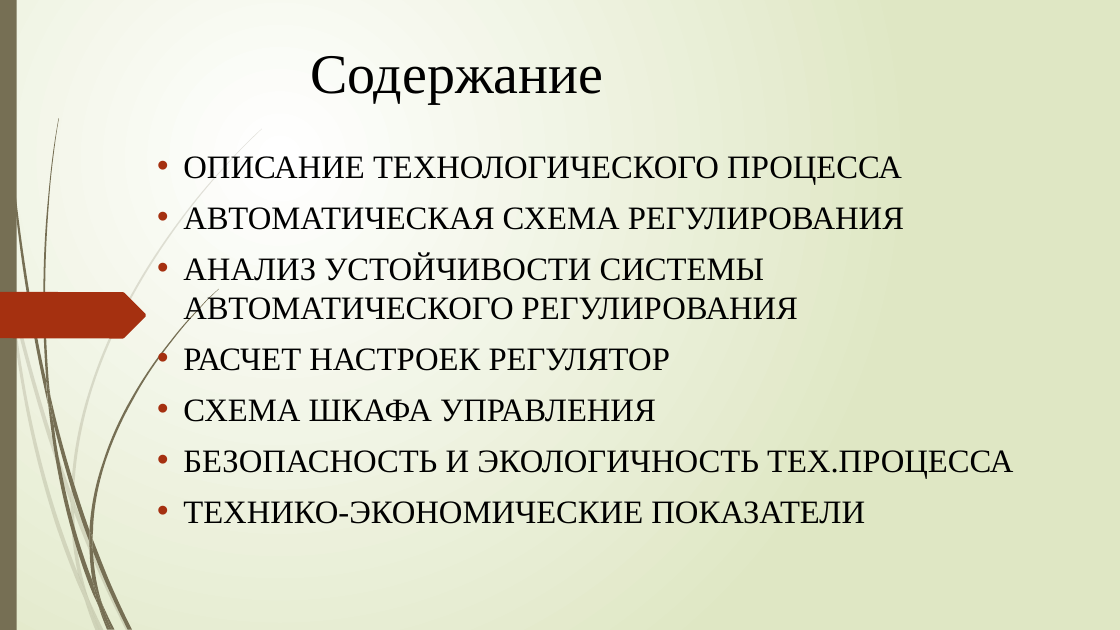
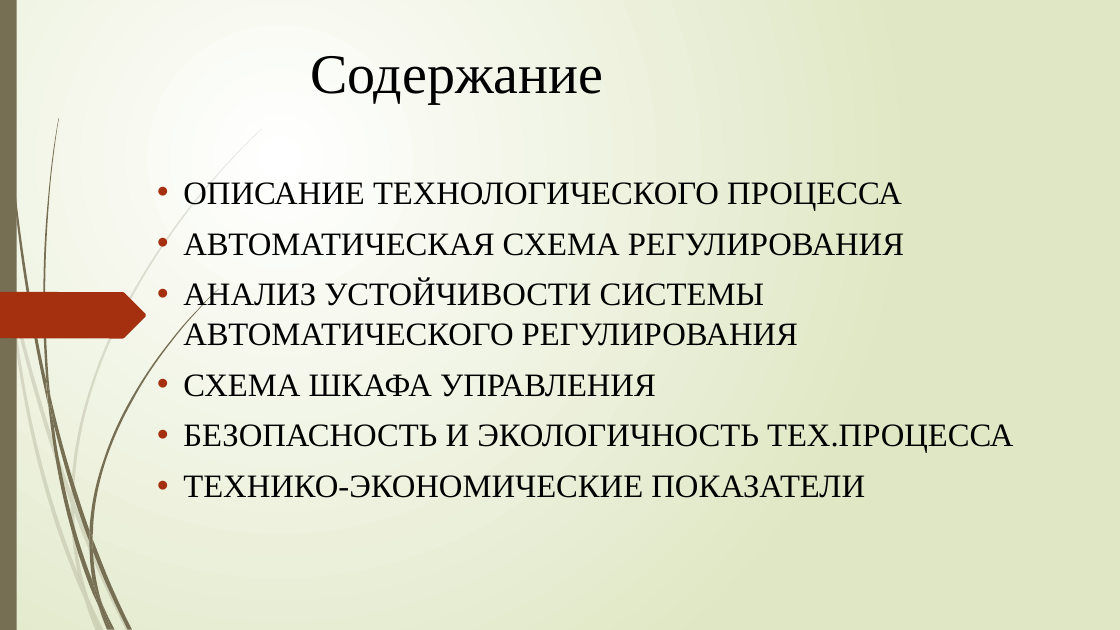
Before and after one commit to David2261/Scheme_Automation, a slide deck: slide 2 of 2023/Диплом/Ильшат Хабибрахманов/Презентация Ильшат.pptx. Drawn at 1120x630 pixels with LibreOffice and Linux fonts; fonts in the diff are those of the drawing. Boxes give left, top, right and bottom in pixels: in the first picture for what was removed or moved away, otherwise in the second. Text is boxed around its words. In the diff, an @@ line names an element or a change of style, - is before the commit and + after.

```diff
--- a/2023/Диплом/Ильшат Хабибрахманов/Презентация Ильшат.pptx
+++ b/2023/Диплом/Ильшат Хабибрахманов/Презентация Ильшат.pptx
@@ text at (x1=183, y1=348, x2=670, y2=371): paragraph removed @@
-• РАСЧЕТ НАСТРОЕК РЕГУЛЯТОР
```
Also in this commit, not shown: 3 slides removed, 16 other files.
